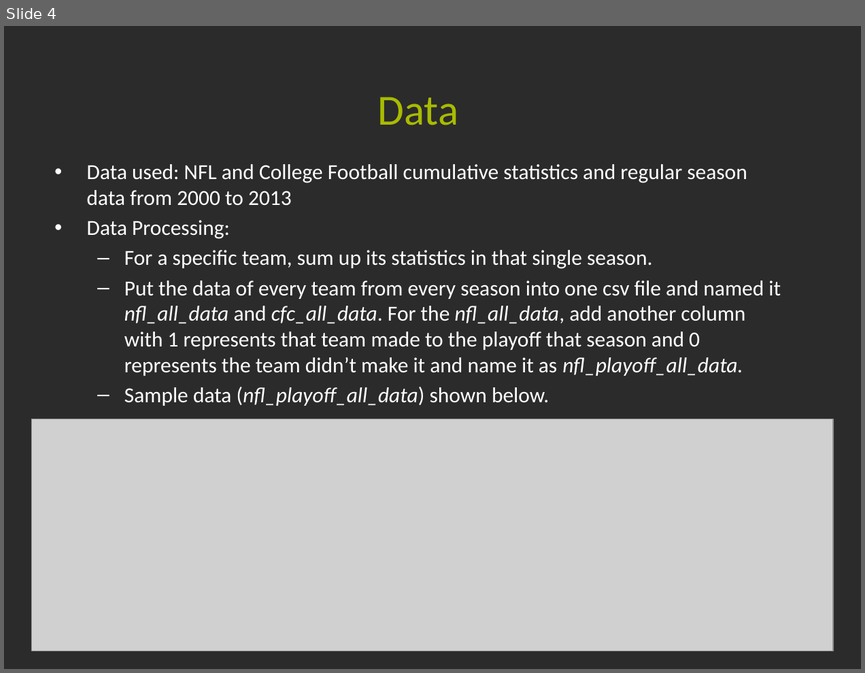
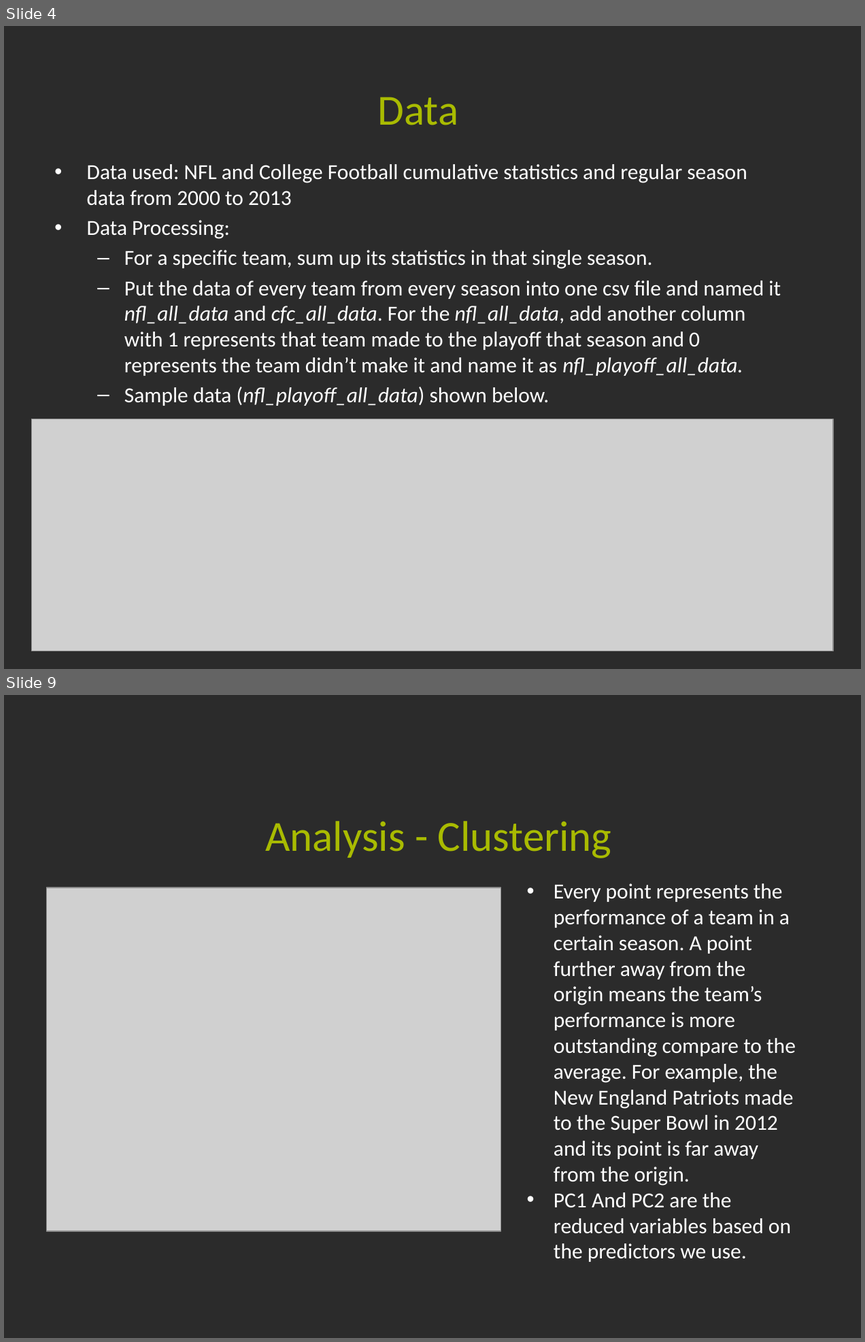
Before and after one commit to Carolina-Data-Challenge/Smells-Like-Team-Spirit, a slide deck: Results/Result Presentation.pptx. Shown one above the other, each under a label of ours: slide 4 before the commit, slides 4 and 9 after it; the slides between them are not shown. The pictures are 865x673 and 865x1342 pixels, drawn with LibreOffice and Linux fonts; fonts in the diff are those of the drawing; grey boxes stand for pictures; background and template pictures are left out; a plain dark background stands for a picture behind light text. Boxes give left, top, right and bottom in pixels: in the first picture for what was removed or moved away, otherwise in the second. Text is boxed around its words. In the diff, an @@ line names an element or a change of style, - is before the commit and + after.

```diff
--- a/Results/Result Presentation.pptx
+++ b/Results/Result Presentation.pptx
@@ slide 9 added at box(4, 695, 861, 1338), background picture (left out) @@
@@ title added at box(265, 821, 612, 858), 36 pt, text #A9BB01 @@
+Analysis - Clustering
@@ picture added at box(46, 888, 500, 1232) @@
@@ text added at box(553, 883, 796, 1261), 18 pt, text #FFFFFF @@
+• Every point represents the performance of a team in a certain season. A point further away from the origin means the team’s performance is more outstanding compare to the average. For example, the New England Patriots made to the Super Bowl in 2012 and its point is far away from the origin.
+• PC1 And PC2 are the reduced variables based on the predictors we use.
```
Also in this commit, not shown: 3 slides changed, 4 other slides added, 3 slides removed, 1 other file.
